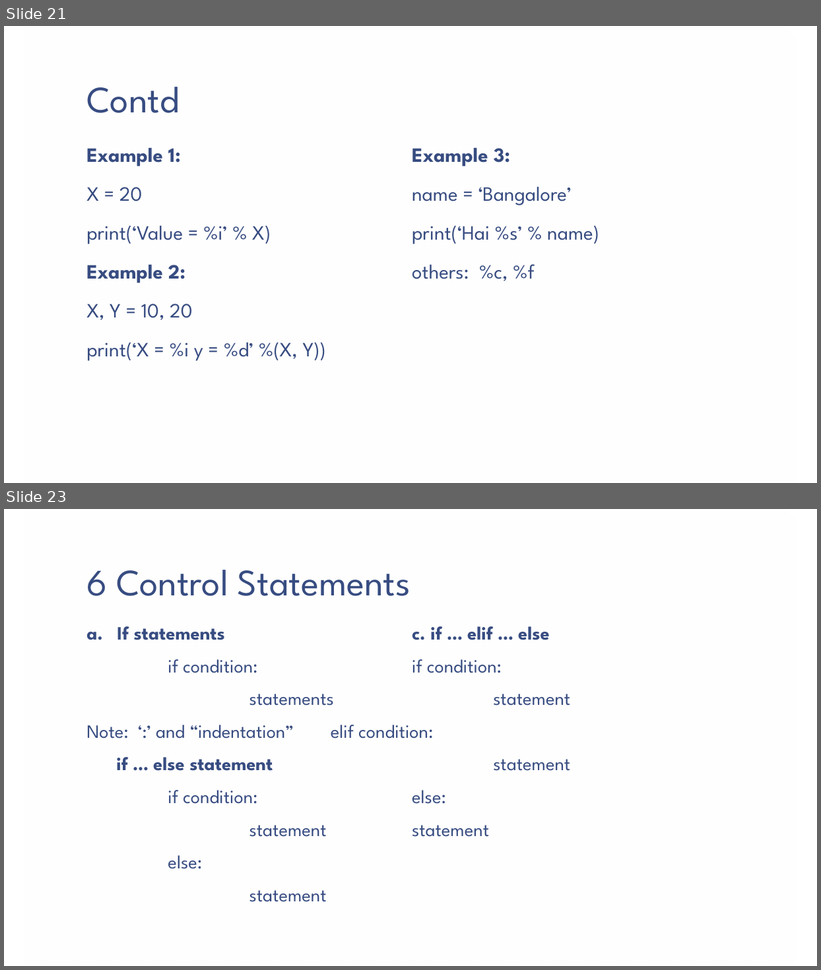
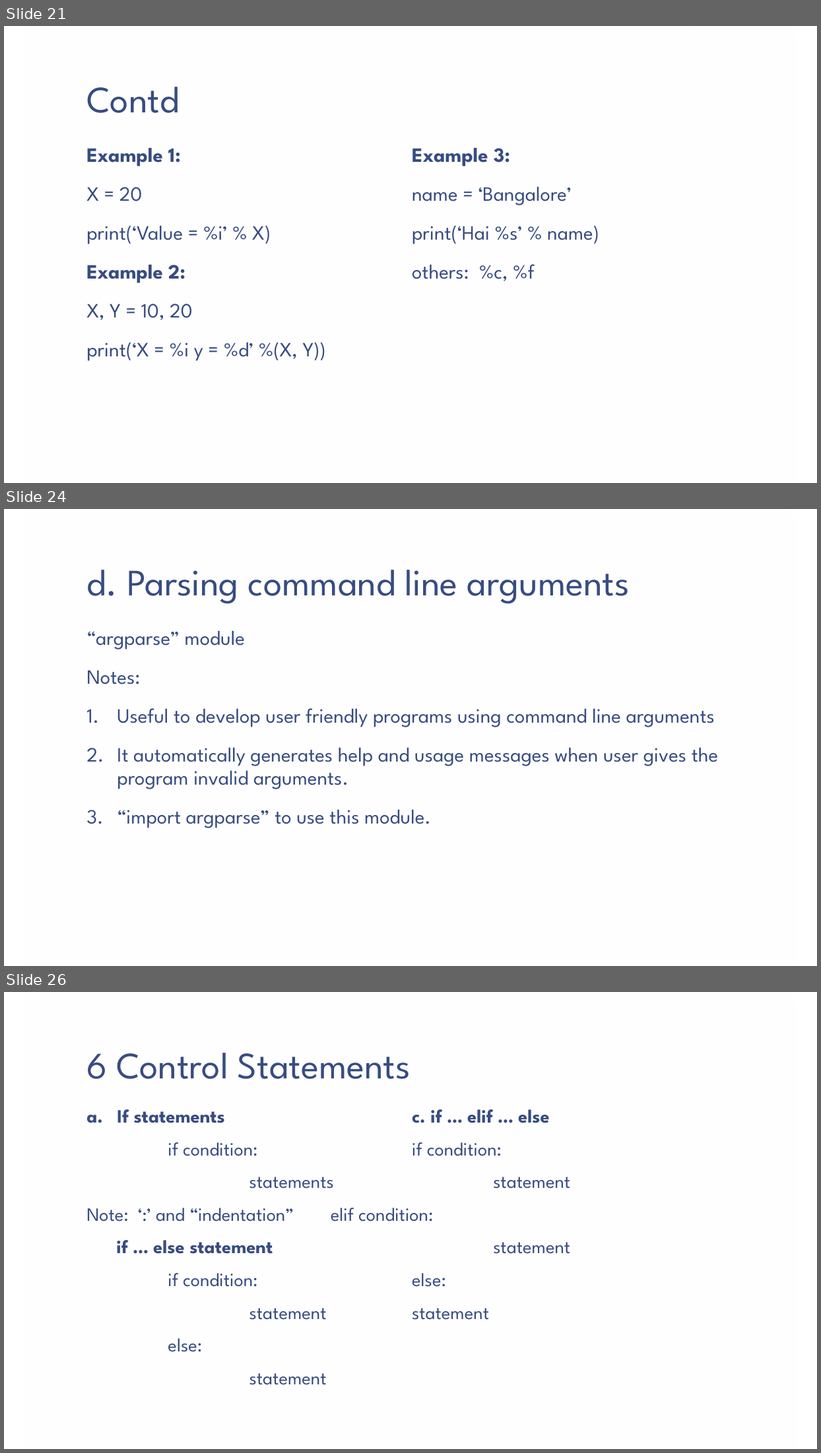
Before and after one commit to vaishnavi-consultants/Computer-Science, a slide deck: Python/Session2/PPT/Python_Fundamentals(Notes).pptx. Shown one above the other, each under a label of ours: slides 21 and 23 before the commit, slides 21, 24 and 26 after it; the slides between them are not shown. The pictures are 821x970 and 821x1453 pixels, drawn with LibreOffice and Linux fonts; fonts in the diff are those of the drawing; background and template pictures are left out. Boxes give left, top, right and bottom in pixels: in the first picture for what was removed or moved away, otherwise in the second. Text is boxed around its words. In the diff, an @@ line names an element or a change of style, - is before the commit and + after.

```diff
--- a/Python/Session2/PPT/Python_Fundamentals(Notes).pptx
+++ b/Python/Session2/PPT/Python_Fundamentals(Notes).pptx
@@ slide 24 added at box(4, 509, 817, 966), background picture (left out); not listed: 1 template element that a slide beside it also shows @@
@@ title added at box(86, 570, 630, 604), 44 pt, text #374C81 @@
+d. Parsing command line arguments
@@ text added at box(86, 631, 718, 828), 24 pt, text #374C81 @@
+“argparse” module
+Notes:
+1. Useful to develop user friendly programs using command line arguments
+2. It automatically generates help and usage messages when user gives the program invalid arguments.
+3. “import argparse” to use this module.
@@ what was slide 23 is now slide 26 @@
```
Also in this commit, not shown: 3 slides changed, 2 other slides added.
